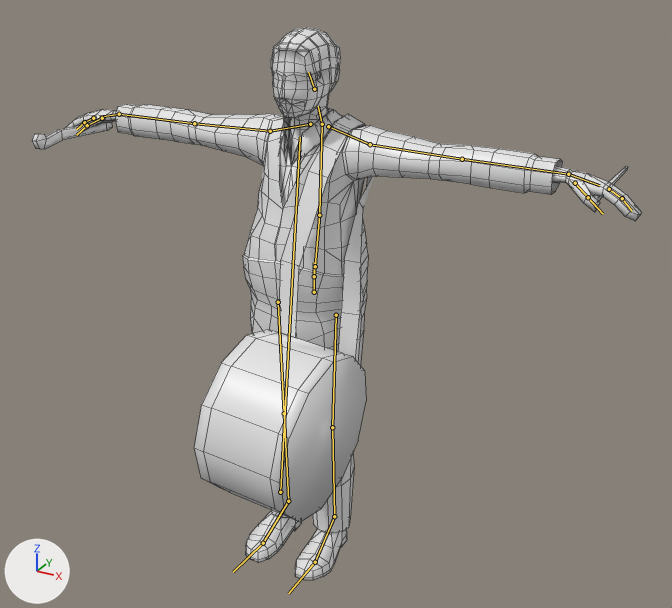
One commit to the FBX model Assets/Resources/3d/Characters/Drummer.fbx: the scene before it, then after it.
The view is the same before and after, from a 50 mm lens placed at (1.275, -2.151, 1.912), pointed at (0.112, -0.036, 0.854). Lighting does not change. The marker at lower left points along +X, +Y and +Z. The bones that bend it are drawn over the model as lines. Mesh edges are drawn as thin lines.

In view in the first picture: 'Drummer'.
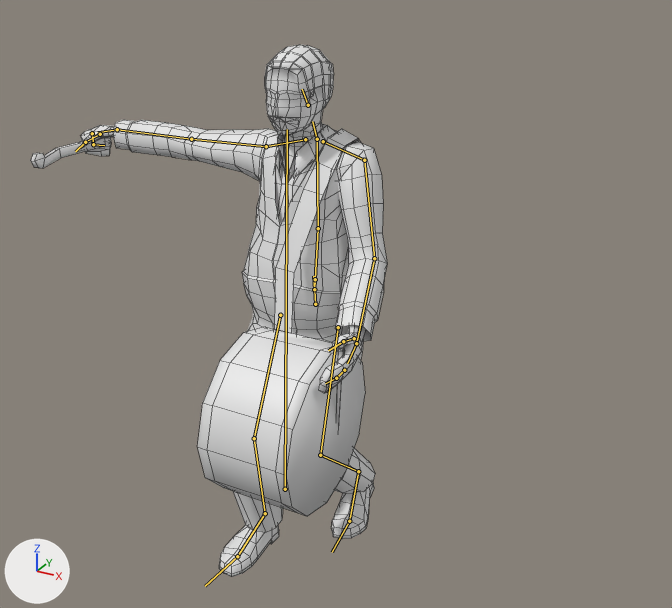
The newer file adds an action. The first version stands in its rest pose; the second is drawn at frame 5 of the action 'UnityHumanoidDrummer|TrembleHit'.

The change, as JSON lines over the scene's bpy script:
```json
{"block": "bone_hip", "where": "bone_hip = bpy.data.objects['UnityHumanoidDrummer'].pose.bones['hip']"}
{"op": "set", "path": "bone_hip.location", "old": "(0.0, 0.0, 0.0)", "new": "(0.001, -0.041, -0.005)"}
{"op": "set", "path": "bone_hip.rotation_quaternion", "old": "(1.0, 0.0, 0.0, 0.0)", "new": "(0.999, 0.041, 0.0, 0.008)", "note": "degrees (0, 0, 0) -> degrees (5, 0, 1)"}
{"block": "bone_def_spine", "where": "bone_def_spine = bpy.data.objects['UnityHumanoidDrummer'].pose.bones['DEF-spine']  # child of 'hip'"}
{"op": "set", "path": "bone_def_spine.rotation_quaternion", "old": "(1.0, 0.0, 0.0, 0.0)", "new": "(1.0, -0.017, 0.0, -0.004)", "note": "degrees (0, 0, 0) -> degrees (-2, 0, 0)"}
{"block": "bone_def_spine2", "where": "bone_def_spine2 = bpy.data.objects['UnityHumanoidDrummer'].pose.bones['DEF-spine2']  # child of 'DEF-spine'"}
{"op": "set", "path": "bone_def_spine2.rotation_quaternion", "old": "(1.0, 0.0, 0.0, 0.0)", "new": "(1.0, -0.009, -0.012, -0.003)", "note": "degrees (0, 0, 0) -> degrees (-1, -1, 0)"}
{"block": "bone_def_chest", "where": "bone_def_chest = bpy.data.objects['UnityHumanoidDrummer'].pose.bones['DEF-chest']  # child of 'DEF-spine2'"}
{"op": "set", "path": "bone_def_chest.rotation_quaternion", "old": "(1.0, 0.0, 0.0, 0.0)", "new": "(1.0, 0.008, 0.003, 0.005)", "note": "degrees (0, 0, 0) -> degrees (1, 0, 1)"}
{"block": "bone_def_neck", "where": "bone_def_neck = bpy.data.objects['UnityHumanoidDrummer'].pose.bones['DEF-neck']  # child of 'DEF-chest'"}
{"op": "set", "path": "bone_def_neck.rotation_quaternion", "old": "(1.0, 0.0, 0.0, 0.0)", "new": "(1.0, -0.008, 0.002, -0.007)", "note": "degrees (0, 0, 0) -> degrees (-1, 0, -1)"}
{"block": "bone_def_upper_arm_l", "where": "bone_def_upper_arm_l = bpy.data.objects['UnityHumanoidDrummer'].pose.bones['DEF-upper_arm.L']  # child of 'DEF-shoulder.L'"}
{"op": "set", "path": "bone_def_upper_arm_l.rotation_quaternion", "old": "(1.0, 0.0, 0.0, 0.0)", "new": "(0.798, -0.275, -0.098, -0.528)", "note": "degrees (0, 0, 0) -> degrees (-22, -27, -62)"}
{"block": "bone_def_forearm_l", "where": "bone_def_forearm_l = bpy.data.objects['UnityHumanoidDrummer'].pose.bones['DEF-forearm.L']  # child of 'DEF-upper_arm.L'"}
{"op": "set", "path": "bone_def_forearm_l.rotation_quaternion", "old": "(1.0, 0.0, 0.0, 0.0)", "new": "(0.942, 0.283, 0.002, -0.177)", "note": "degrees (0, 0, 0) -> degrees (32, 6, -20)"}
{"block": "bone_def_hand_l", "where": "bone_def_hand_l = bpy.data.objects['UnityHumanoidDrummer'].pose.bones['DEF-hand.L']  # child of 'DEF-forearm.L'"}
{"op": "set", "path": "bone_def_hand_l.rotation_quaternion", "old": "(1.0, 0.0, 0.0, 0.0)", "new": "(0.957, 0.175, -0.231, -0.034)", "note": "degrees (0, 0, 0) -> degrees (23, -25, -9)"}
{"block": "bone_def_p_fingers_r", "where": "bone_def_p_fingers_r = bpy.data.objects['UnityHumanoidDrummer'].pose.bones['DEF-p_fingers.R']  # child of 'DEF-hand.R'"}
{"op": "set", "path": "bone_def_p_fingers_r.rotation_quaternion", "old": "(1.0, 0.0, 0.0, 0.0)", "new": "(0.868, -0.489, -0.07, -0.052)", "note": "degrees (0, 0, 0) -> degrees (-59, -10, -1)"}
{"block": "bone_def_d_fingers_r", "where": "bone_def_d_fingers_r = bpy.data.objects['UnityHumanoidDrummer'].pose.bones['DEF-d_fingers.R']  # child of 'DEF-p_fingers.R'"}
{"op": "set", "path": "bone_def_d_fingers_r.rotation_quaternion", "old": "(1.0, 0.0, 0.0, 0.0)", "new": "(0.773, -0.632, -0.049, 0.026)", "note": "degrees (0, 0, 0) -> degrees (-79, -2, 6)"}
{"block": "bone_def_thigh_l", "where": "bone_def_thigh_l = bpy.data.objects['UnityHumanoidDrummer'].pose.bones['DEF-thigh.L']  # child of 'hip'"}
{"op": "set", "path": "bone_def_thigh_l.rotation_quaternion", "old": "(1.0, 0.0, 0.0, 0.0)", "new": "(0.931, -0.203, -0.291, -0.083)", "note": "degrees (0, 0, 0) -> degrees (-24, -35, -3)"}
{"block": "bone_def_shin_l", "where": "bone_def_shin_l = bpy.data.objects['UnityHumanoidDrummer'].pose.bones['DEF-shin.L']  # child of 'DEF-thigh.L'"}
{"op": "set", "path": "bone_def_shin_l.rotation_quaternion", "old": "(1.0, 0.0, 0.0, 0.0)", "new": "(0.827, 0.563, 0.0, -0.001)", "note": "degrees (0, 0, 0) -> degrees (68, 0, 0)"}
{"block": "bone_def_foot_l", "where": "bone_def_foot_l = bpy.data.objects['UnityHumanoidDrummer'].pose.bones['DEF-foot.L']  # child of 'DEF-shin.L'"}
{"op": "set", "path": "bone_def_foot_l.rotation_quaternion", "old": "(1.0, 0.0, 0.0, 0.0)", "new": "(0.932, -0.255, -0.001, 0.259)", "note": "degrees (0, 0, 0) -> degrees (-29, 7, 29)"}
{"block": "bone_def_toe_l", "where": "bone_def_toe_l = bpy.data.objects['UnityHumanoidDrummer'].pose.bones['DEF-toe.L']  # child of 'DEF-foot.L'"}
{"op": "set", "path": "bone_def_toe_l.rotation_quaternion", "old": "(1.0, 0.0, 0.0, 0.0)", "new": "(0.99, 0.138, 0.004, 0.004)", "note": "degrees (0, 0, 0) -> degrees (16, 0, 0)"}
{"block": "bone_def_thigh_r", "where": "bone_def_thigh_r = bpy.data.objects['UnityHumanoidDrummer'].pose.bones['DEF-thigh.R']  # child of 'hip'"}
{"op": "set", "path": "bone_def_thigh_r.rotation_quaternion", "old": "(1.0, 0.0, 0.0, 0.0)", "new": "(0.941, -0.241, 0.213, 0.105)", "note": "degrees (0, 0, 0) -> degrees (-27, 27, 6)"}
{"block": "bone_def_shin_r", "where": "bone_def_shin_r = bpy.data.objects['UnityHumanoidDrummer'].pose.bones['DEF-shin.R']  # child of 'DEF-thigh.R'"}
{"op": "set", "path": "bone_def_shin_r.rotation_quaternion", "old": "(1.0, 0.0, 0.0, 0.0)", "new": "(0.951, 0.308, 0.0, 0.0)", "note": "degrees (0, 0, 0) -> degrees (36, 0, 0)"}
{"block": "bone_def_foot_r", "where": "bone_def_foot_r = bpy.data.objects['UnityHumanoidDrummer'].pose.bones['DEF-foot.R']  # child of 'DEF-shin.R'"}
{"op": "set", "path": "bone_def_foot_r.rotation_quaternion", "old": "(1.0, 0.0, 0.0, 0.0)", "new": "(0.97, -0.077, -0.04, -0.226)", "note": "degrees (0, 0, 0) -> degrees (-8, -6, -26)"}
{"block": "bone_def_drum", "where": "bone_def_drum = bpy.data.objects['UnityHumanoidDrummer'].pose.bones['DEF_Drum']"}
{"op": "set", "path": "bone_def_drum.location", "old": "(0.0, 0.0, 0.0)", "new": "(0.008, 0.009, -0.009)"}
{"op": "set", "path": "bone_def_drum.rotation_quaternion", "old": "(1.0, 0.0, 0.0, 0.0)", "new": "(0.999, 0.0, 0.02, 0.025)", "note": "degrees (0, 0, 0) -> degrees (0, 2, 3)"}
```

Location of each change, [x1, y1, x2, y2] in pixels of the pictures (672 x 608 px):
```json
{"object": "Drummer", "change": "posed", "before": [32, 27, 641, 580], "after": [31, 45, 387, 577], "on screen": "41% narrower"}
{"bone": "hip", "before": "(314, 292) to (314, 262)", "after": "(315, 304) to (313, 276)"}
{"bone": "DEF-spine", "before": "(314, 276) to (315, 266)", "after": "(314, 289) to (315, 279)"}
{"bone": "DEF-spine2", "before": "(315, 266) to (319, 215)", "after": "(315, 279) to (318, 228)"}
{"bone": "DEF-chest", "before": "(319, 215) to (322, 124)", "after": "(318, 228) to (317, 139)"}
{"bone": "DEF-neck", "before": "(322, 124) to (318, 106)", "after": "(317, 139) to (312, 121)"}
{"bone": "DEF-upper_arm.L", "before": "(370, 144) to (462, 159)", "after": "(364, 160) to (374, 258)"}
{"bone": "DEF-forearm.L", "before": "(462, 159) to (568, 174)", "after": "(374, 258) to (356, 343)"}
{"bone": "DEF-hand.L", "before": "(568, 174) to (599, 185)", "after": "(356, 343) to (347, 363)"}
{"bone": "DEF-p_fingers.R", "before": "(93, 118) to (84, 122)", "after": "(92, 133) to (93, 144)"}
{"bone": "DEF-d_fingers.R", "before": "(84, 122) to (76, 129)", "after": "(93, 144) to (104, 145)"}
{"bone": "DEF-thigh.L", "before": "(336, 315) to (332, 427)", "after": "(338, 327) to (320, 455)"}
{"bone": "DEF-shin.L", "before": "(332, 427) to (334, 516)", "after": "(320, 455) to (358, 471)"}
{"bone": "DEF-foot.L", "before": "(334, 516) to (315, 562)", "after": "(358, 471) to (349, 521)"}
{"bone": "DEF-toe.L", "before": "(315, 562) to (288, 593)", "after": "(349, 521) to (332, 552)"}
{"bone": "DEF-thigh.R", "before": "(278, 302) to (284, 413)", "after": "(280, 315) to (254, 438)"}
{"bone": "DEF-shin.R", "before": "(284, 413) to (288, 501)", "after": "(254, 438) to (265, 513)"}
{"bone": "DEF-foot.R", "before": "(288, 501) to (263, 543)", "after": "(265, 513) to (237, 556)"}
{"bone": "DEF_Drum", "before": "(280, 492) to (300, 137)", "after": "(285, 489) to (287, 129)"}
```
